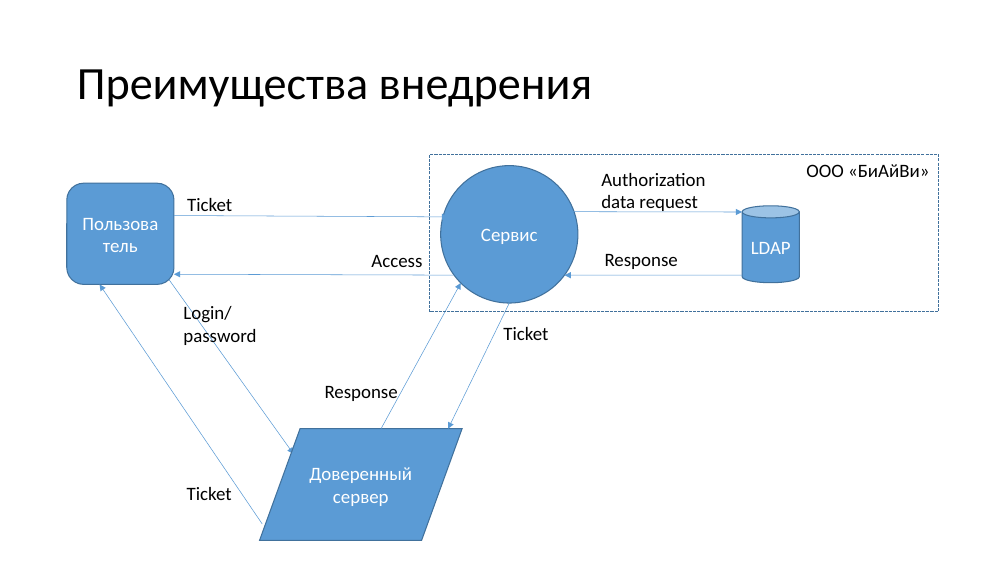
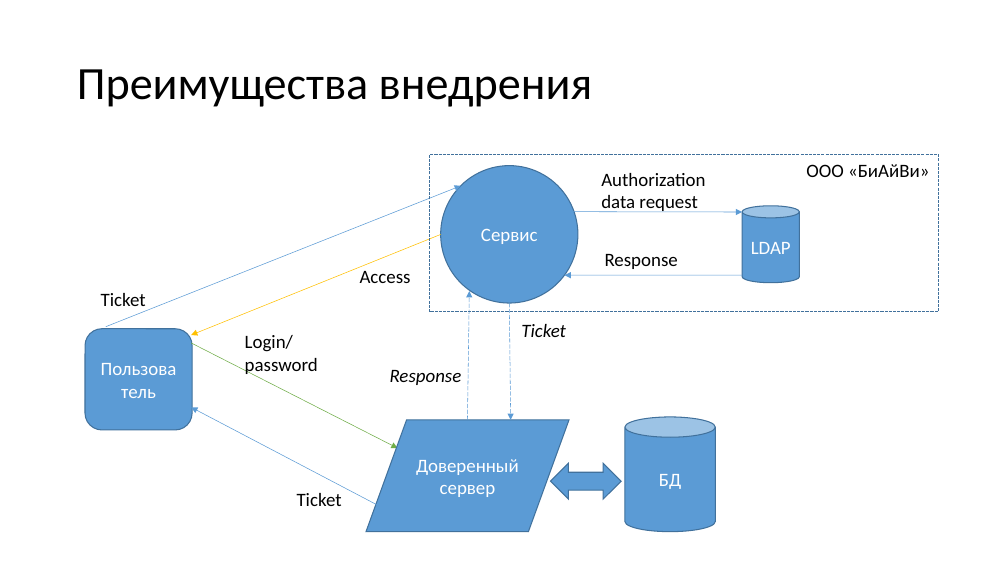
Before and after one commit to KozinOleg97/diplom, a slide deck: slide 10 of Vkr_p2.ppt. Drawn at 1008x567 pixels with LibreOffice and Linux fonts; fonts in the diff are those of the drawing. Boxes give left, top, right and bottom in pixels: in the first picture for what was removed or moved away, otherwise in the second. Text is boxed around its words. In the diff, an @@ line names an element or a change of style, - is before the commit and + after.

Commit message:
Edited main chart

```diff
--- a/Vkr_p2.ppt
+++ b/Vkr_p2.ppt
@@ arrow moved from (453, 275) - (174, 274) to (106, 326) - (461, 186) @@
@@ arrow removed from (174, 215) to (448, 217) @@
@@ arrow added from (441, 234) to (191, 335), #FFC000 0.51 pt @@
@@ text "Access": place and size @@
-text "Access" at [371, 255, 422, 267]
+text "Access" at [360, 271, 411, 283]
@@ text "Ticket": place and size @@
-text "Ticket" at [187, 198, 232, 216]
+text "Ticket" at [101, 293, 146, 312]
@@ arrow removed from (169, 280) to (293, 453) @@
@@ arrow removed from (381, 428) to (461, 283) @@
@@ arrow moved from (509, 303) - (448, 428) to (467, 419) - (469, 291) @@
@@ arrow (467, 419) - (469, 291): stroke #5B9BD5 0.51 pt to #5B9BD5 0.51 pt dashed @@
@@ rounded rectangle "Пользователь": place and size @@
-rounded rectangle "Пользователь" at [66, 183, 174, 284]
+rounded rectangle "Пользователь" at [85, 329, 193, 430]
@@ text "Login/ password": place and size @@
-text "Login/ password" at [183, 304, 256, 347]
+text "Login/ password" at [245, 335, 318, 376]
@@ arrow added from (509, 303) to (511, 419), #5B9BD5 0.51 pt dashed @@
@@ text "Ticket": place and size @@
-text "Ticket" at [503, 327, 548, 340]
+text "Ticket" at [521, 324, 566, 337]
@@ text "Ticket" at [521, 324, 566, 337]: italic on @@
@@ arrow added from (191, 343) to (397, 448), #70AD47 0.51 pt @@
@@ text "Response" at [390, 370, 462, 385]: italic on @@
@@ text "Response": place and size @@
-text "Response" at [325, 386, 398, 404]
+text "Response" at [390, 370, 462, 385]
@@ arrow moved from (262, 524) - (100, 284) to (382, 507) - (191, 407) @@
@@ flow chart input output "Доверенный сервер": place and size @@
-flow chart input output "Доверенный сервер" at [259, 428, 462, 540]
+flow chart input output "Доверенный сервер" at [366, 419, 569, 531]
@@ cylinder added at [625, 417, 716, 532], fill #5B9BD5, outline #41719C 0.99 pt, 18 pt, text #FFFFFF @@
+БД
@@ left right arrow added at [550, 463, 620, 499], fill #5B9BD5, outline #41719C 0.99 pt @@
@@ text "Ticket": place and size @@
-text "Ticket" at [187, 487, 232, 500]
+text "Ticket" at [297, 493, 342, 506]
```
Also in this commit, not shown: 2 other slides changed.
